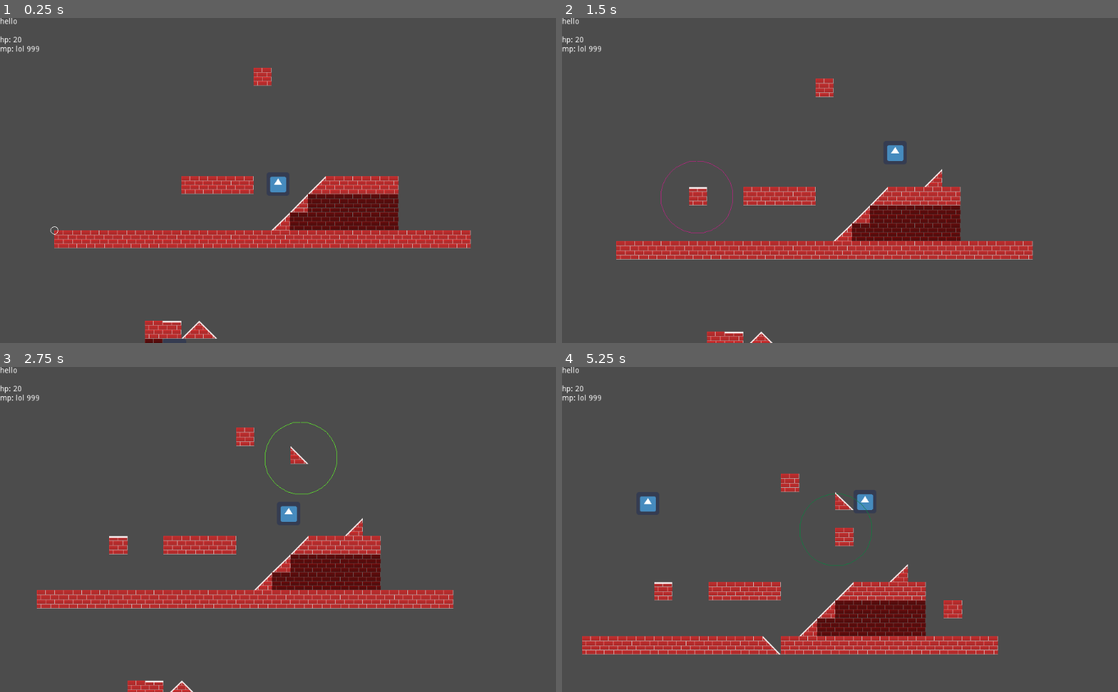
Above: before the commit, frames 1-4 (two rows, left to right).
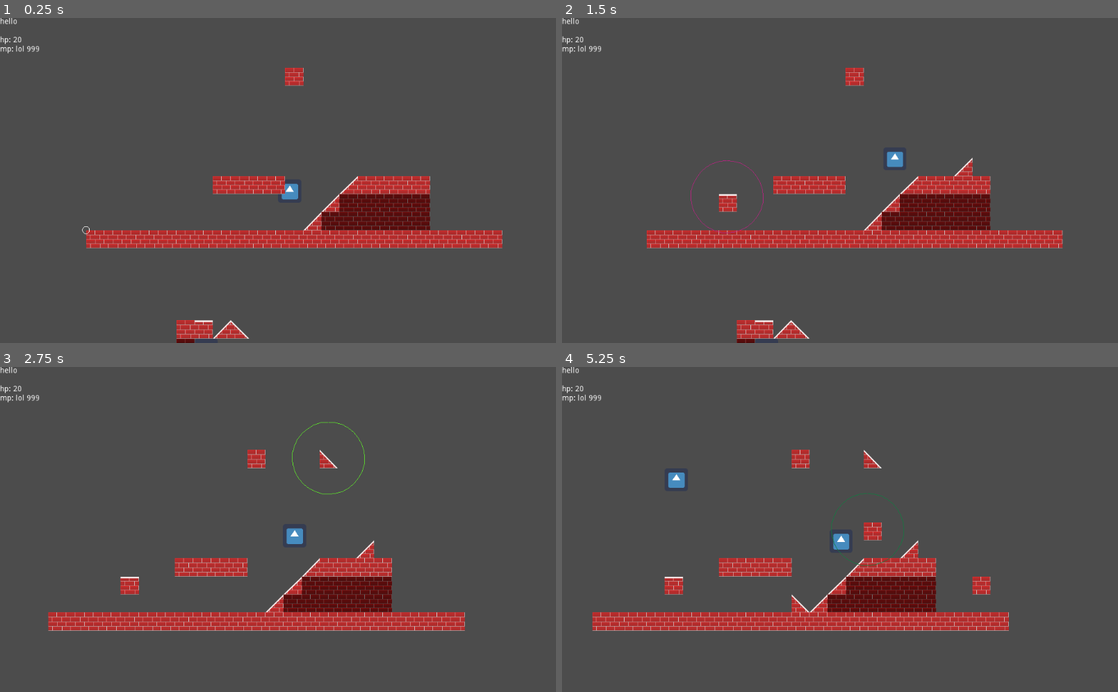
Above: after the commit, the same moments.

Repository: HenryFBP/2d-godot-game
Game: Godot game, scene res://main.tscn
Two runs of this game, one before a commit and one after it. Both use one fixed random seed, a clock stepped at 60 frames per second and the inputs below. The engine's default icon, where the game draws it, is replaced by a stand-in: a white triangle on a blue panel in a dark square.
Inputs (mouse positions are in pixels of both pictures, inside the frame that each line leads up to):
- Up to frame 1 (0.25 s): no input
- Up to frame 2 (1.5 s): move the mouse to (962, 164) at 0.52 s; press the mouse at (962, 164) at 0.53 s; hold D (player_right) from 0.53 s (still down); tap Space (player_jump) at 0.77 s; move the mouse to (728, 196) at 1.27 s; release the mouse at (728, 196) at 1.28 s; click (728, 196) at 1.35 s
- Up to frame 3 (2.75 s): tap Space (player_jump) at 1.52 s; move the mouse to (333, 458) at 2.02 s; release D (player_right) at 2.03 s; press the mouse at (333, 458) at 2.03 s; hold A (player_left) from 2.03 s (still down)
- Up to frame 4 (5.25 s): move the mouse to (812, 594) at 2.77 s; release A (player_left) at 2.78 s; release the mouse at (812, 594) at 2.78 s; hold D (player_right) 2.78-4.28 s; click (812, 594) at 2.85 s; tap Space (player_jump) at 3.02, 3.77, 4.52 s; move the mouse to (1006, 578) at 3.52 s; press the mouse at (1006, 578) at 3.53 s; move the mouse to (673, 480) at 4.27 s; release the mouse at (673, 480) at 4.28 s; hold A (player_left) 4.28-5.03 s; click (673, 480) at 4.35 s; move the mouse to (867, 529) at 5.02 s; press the mouse at (867, 529) at 5.03 s; hold D (player_right) from 5.03 s (still down)

The runs differ from the first frame. In frame 1, 6.1% of the frame differs, in the area x 9-91%, y 15-100%; in frame 2, 12%; in frame 3, 15%; in frame 4, 15%, in the area x 3-81%, y 25-89%.

Commit message:
fix mouse offset

Diff:
--- a/main.tscn
+++ b/main.tscn
@@ -68,7 +68,6 @@
 
 [node name="TileMap" type="TileMap" parent="." index="1"]
 
-position = Vector2( -87.5717, 0.663422 )
 mode = 0
 tile_set = ExtResource( 4 )
 cell_size = Vector2( 50, 50 )
@@ -87,7 +86,7 @@
 format = 1
 tile_data = PoolIntArray( -589813, 0, 0, -196601, 0, 0, -196600, 0, 0, -196599, 0, 0, -196598, 0, 0, -196594, 2, 0, -19 …(465 unchanged characters)…
 script = ExtResource( 5 )
-_sections_unfolded = [ "Collision", "Material", "Occluder", "Transform", "Visibility", "Z Index" ]
+_sections_unfolded = [ "Material", "Occluder", "Transform", "Visibility", "Z Index" ]
 
 [node name="Node2D" type="Node2D" parent="TileMap" index="0"]
 
